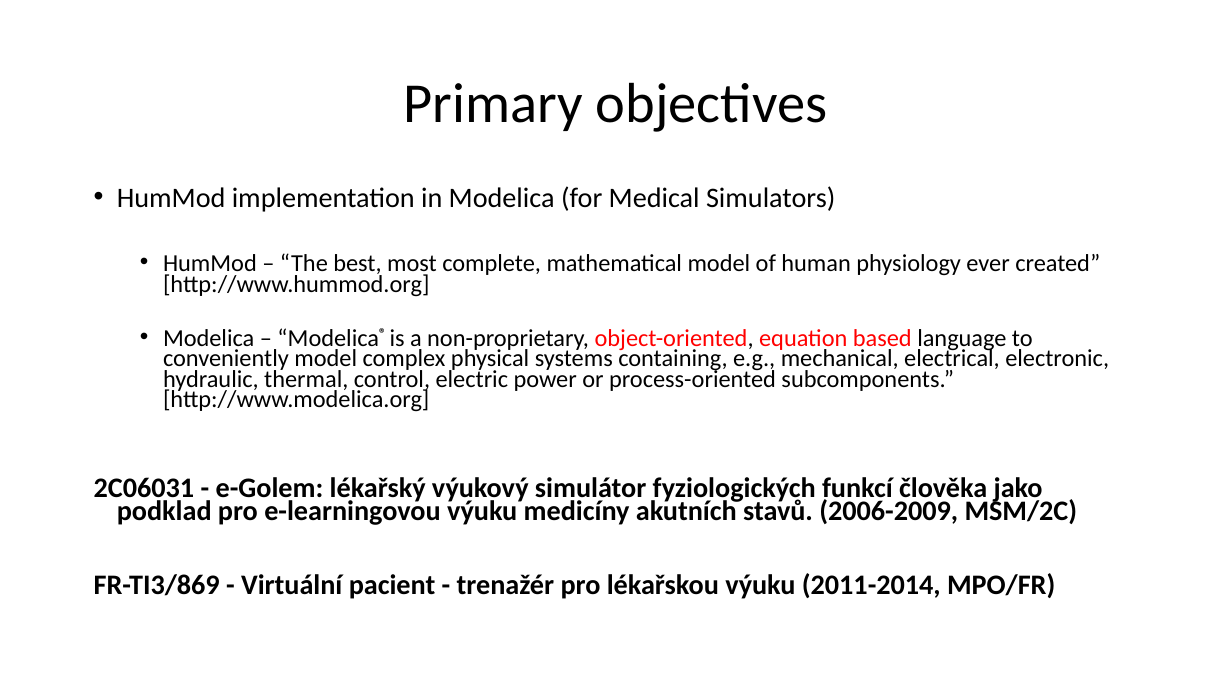
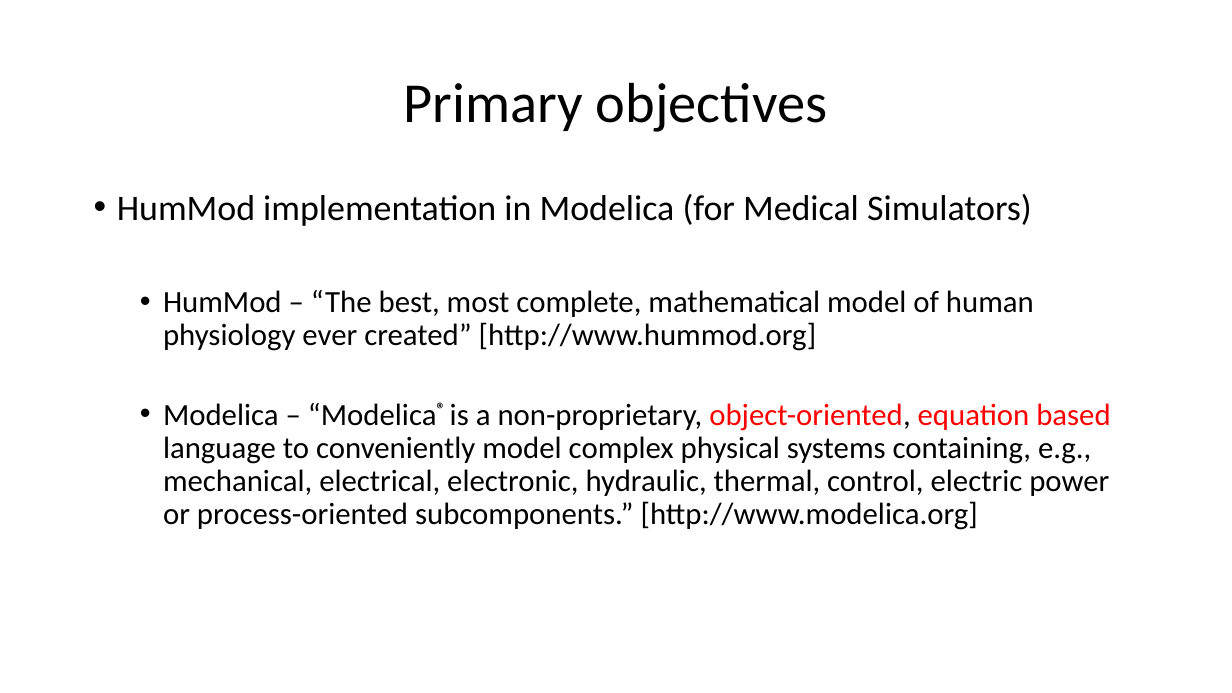
Before and after one commit to MarekMatejak/dissertation, a slide deck: slide 3 of obhajoba.ppt (slide 2 before the commit). Drawn at 1232x693 pixels with LibreOffice and Linux fonts; fonts in the diff are those of the drawing. Boxes give left, top, right and bottom in pixels: in the first picture for what was removed or moved away, otherwise in the second. Text is boxed around its words. In the diff, an @@ line names an element or a change of style, - is before the commit and + after.

```diff
--- a/obhajoba.ppt
+++ b/obhajoba.ppt
@@ text "HumMod implementation in Modelica (for ..." at bbox=[117, 194, 1110, 530]: size 22 to 28 pt in "HumMod implementation in Modelica (for Medical Simulators)"; size 19 to 24 pt in "HumMod – “The best, most complete, mathematical ...", "Modelica – “Modelica® is a non-proprietary, object-oriented, ..."; line spacing 0.7 to 0.9 @@
@@ text at bbox=[94, 477, 1078, 599]: paragraphs removed @@
-2C06031 - e-Golem: lékařský výukový simulátor fyziologických funkcí člověka jako podklad pro e-learningovou výuku medicíny akutních stavů. (2006-2009, MSM/2C)
-FR-TI3/869 - Virtuální pacient - trenažér pro lékařskou výuku (2011-2014, MPO/FR)
```
Also in this commit, not shown: 11 other slides changed, 2 slides added.
